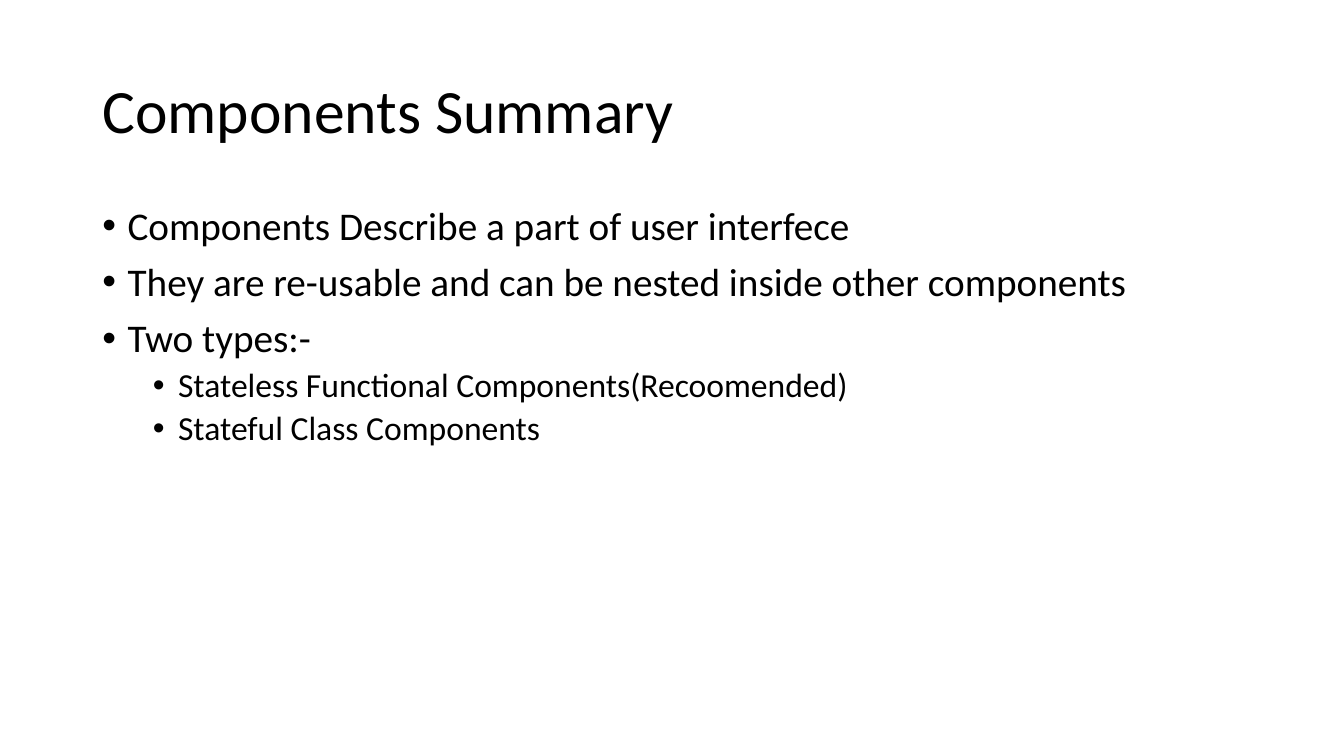
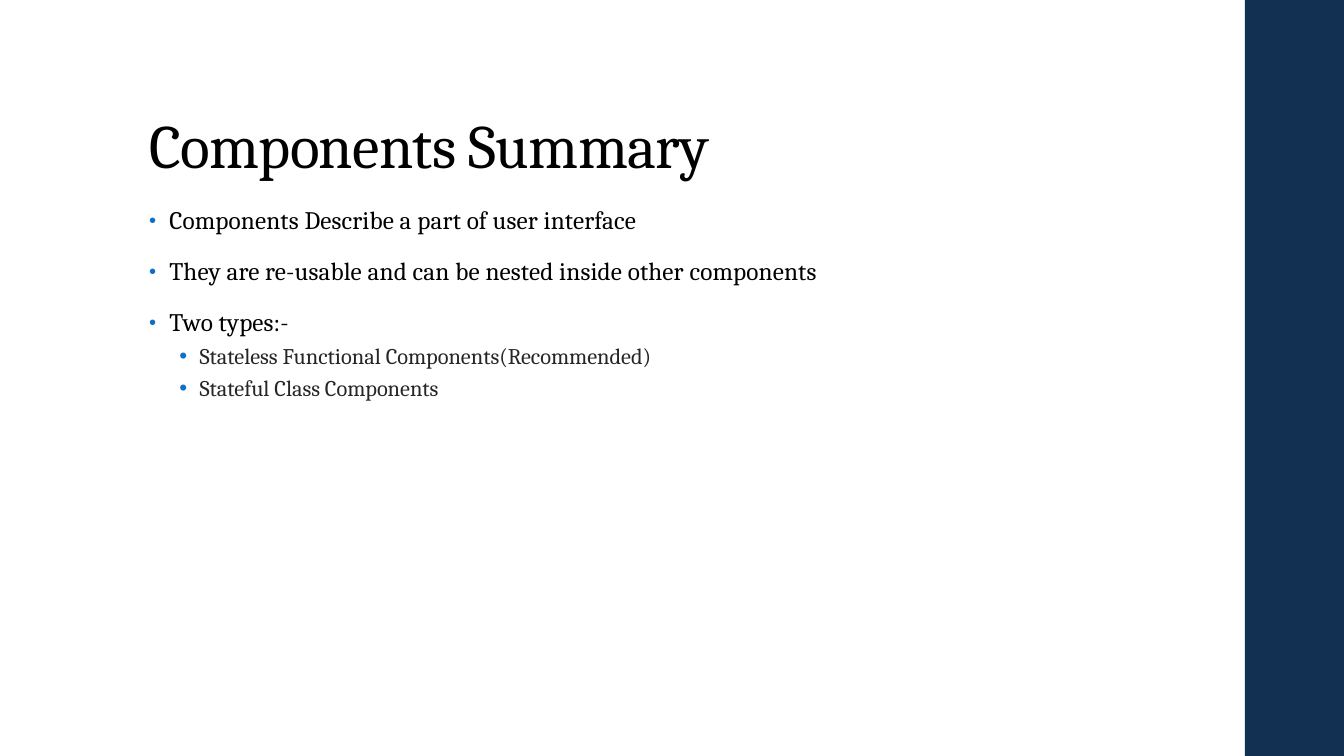
Before and after one commit to Prasundas99/Web-Development-Traning, a slide deck: slide 14 of 14.React/React.pptx. Drawn at 1344x756 pixels with LibreOffice and Linux fonts; fonts in the diff are those of the drawing. Boxes give left, top, right and bottom in pixels: in the first picture for what was removed or moved away, otherwise in the second. Text is boxed around its words. In the diff, an @@ line names an element or a change of style, - is before the commit and + after.

```diff
--- a/14.React/React.pptx
+++ b/14.React/React.pptx
@@ rectangle added at [1245, 0, 1344, 756], fill #113052 @@
@@ title "Components Summary": place and size @@
-title "Components Summary" at [102, 93, 673, 143]
+title "Components Summary" at [149, 126, 709, 181]
@@ title "Components Summary" at [149, 126, 709, 181]: font Calibri to Cambria, letter spacing 0 to -0.5 pt; vertical alignment middle to bottom @@
@@ text "Components Describe a part of ...": place and size @@
-text "Components Describe a part of ..." at [128, 212, 1126, 446]
+text "Components Describe a part of ..." at [169, 211, 817, 401]
@@ text at [169, 211, 636, 235]: text changed; size 28 to 18 pt; font Calibri to Cambria @@
-• Components Describe a part of user interfece
+• Components Describe a part of user interface
@@ text at [169, 262, 817, 401]: size 28 to 18 pt, letter spacing 0 to 0.1 pt in "They are re-usable and can be nested ...", "Two types:-"; font Calibri to Cambria in "They are re-usable and can be nested ...", "Two types:-", "Stateful Class Components"; size 24 to 16 pt, text colour #000000 to #262626 in "Stateful Class Components"; indent changed; line spacing 0.9 to 0.95; more space between paragraphs @@
@@ text at [200, 348, 651, 369]: text changed; size 24 to 16 pt; font Calibri to Cambria; text colour #000000 to #262626 @@
-  • Stateless Functional Components(Recoomended)
+  • Stateless Functional Components(Recommended)
```
Also in this commit, not shown: 13 other slides changed, 3 slides added, 3 slides removed, 10 other files.
